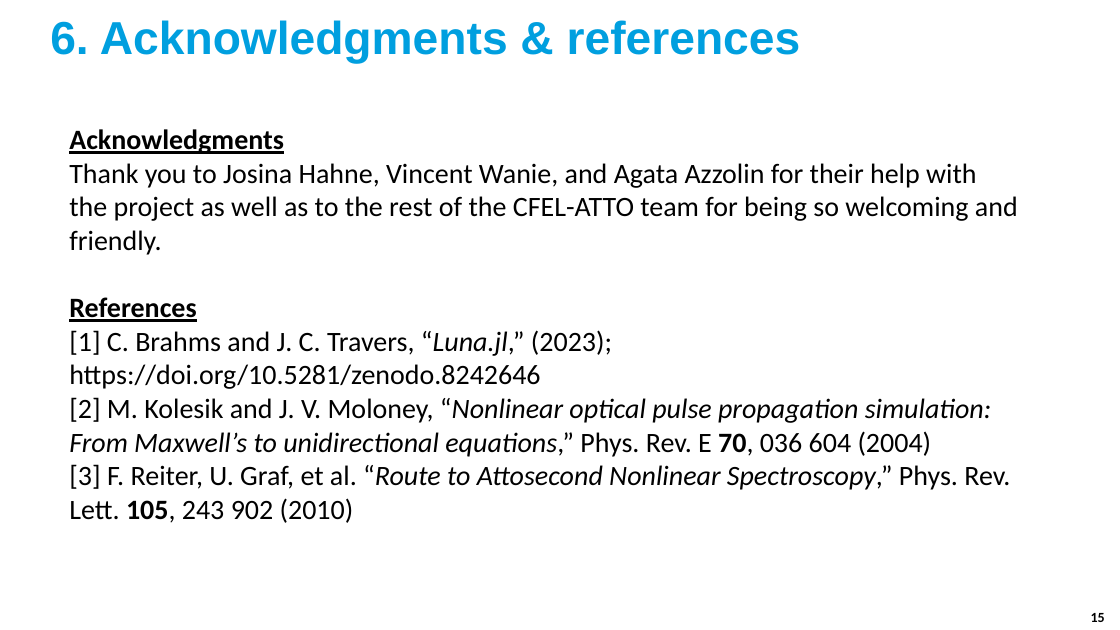
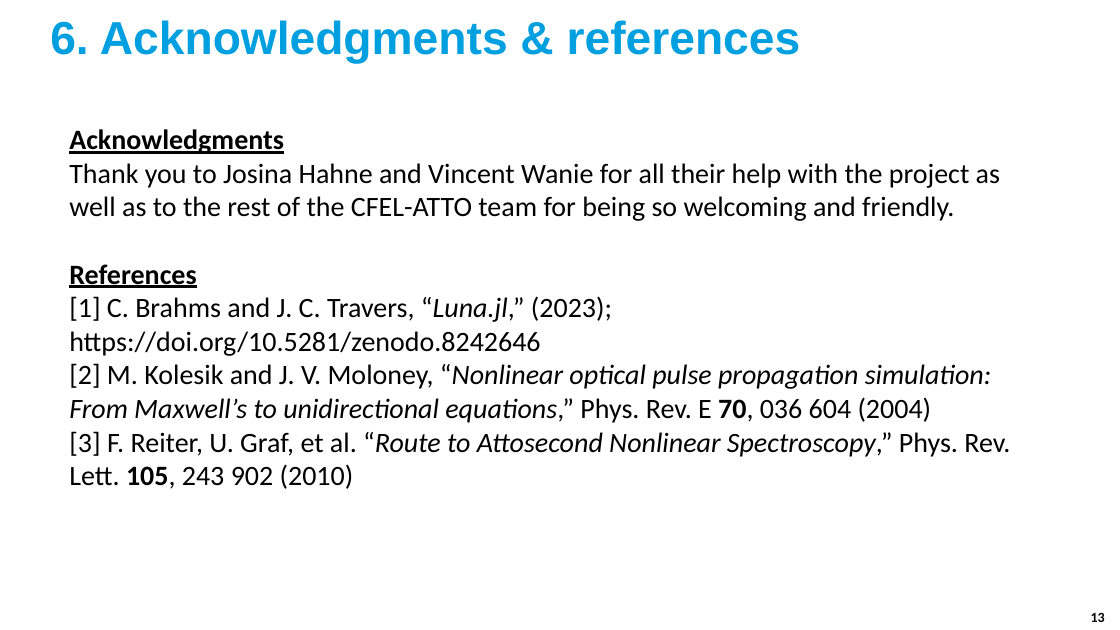
Before and after one commit to david-f-amorim/Simulating-THG-of-few-femtosecond-pulses-in-a-noble-gas-, a slide deck: slide 13 of presentations/DESY - Final Presentation (fixed).pptx (slide 15 before the commit). Drawn at 1120x630 pixels with LibreOffice and Linux fonts; fonts in the diff are those of the drawing; background and template pictures are left out. Boxes give left, top, right and bottom in pixels: in the first picture for what was removed or moved away, otherwise in the second. Text is boxed around its words. In the diff, an @@ line names an element or a change of style, - is before the commit and + after.

```diff
--- a/presentations/DESY - Final Presentation (fixed).pptx
+++ b/presentations/DESY - Final Presentation (fixed).pptx
@@ text at <box>69,163,1000,221</box>: text changed @@
-Thank you to Josina Hahne, Vincent Wanie, and Agata Azzolin for their help with the project as well as to the rest of the CFEL-ATTO team for being so welcoming and friendly.
+Thank you to Josina Hahne and Vincent Wanie for all their help with the project as well as to the rest of the CFEL-ATTO team for being so welcoming and friendly.
@@ page number at <box>1091,613,1105,622</box>: text changed @@
-15
+13
```
Also in this commit, not shown: 9 other slides changed, 2 slides added, 4 slides removed, 8 other files.
